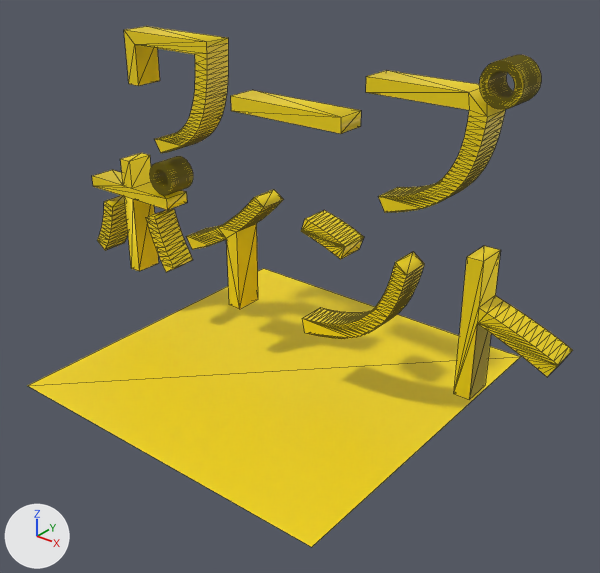
The FBX model Assets/Model/Stage/Warp.fbx as it was, and as the next commit left it.
Camera for both pictures: a 50 mm lens placed at (0.815, -2.058, 1.254), pointed at (-0.401, -0.539, 0.312). Lighting does not change. The marker at lower left points along +X, +Y and +Z. Mesh edges are drawn as thin lines. Where no turn or scale is listed for an object, it has been applied to the vertices. Vertices at the same position are counted once.

Names of what the first picture shows: '立方体.002'.
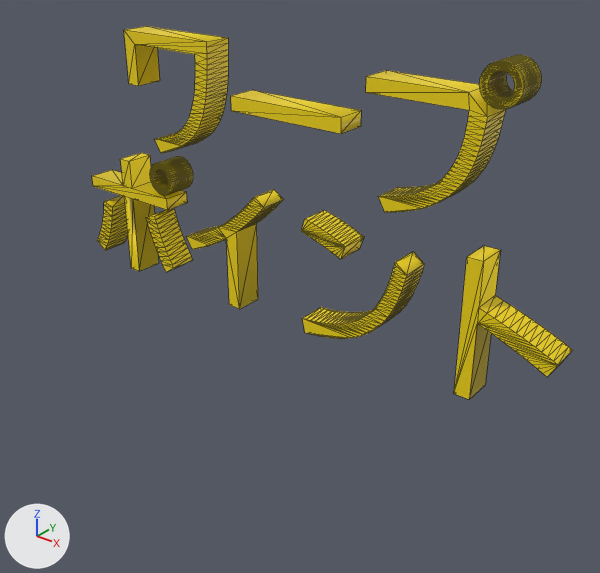
Boxes [x1, y1, x2, y2] around the edits, measured in the pictures (600 x 573 px):
'立方体.002', reshaped (12% narrower, 28% shorter)
    before: [27, 26, 573, 547]
    after: [92, 26, 573, 399]
part 1 of me_立方体_006, deleted (yellow)
    before: [27, 268, 520, 547]

What the commit changed:
me_立方体_006 has 1728 vertices, 3410 faces and spans x -1.25..0.29, y -1.0..0.0, z 0.0..0.94.
me_立方体_006 is used by ob_立方体_002; location (0.0, 0.0, 0.0).
me_立方体_006 part 1: the loose piece of 4 vertices spanning x -1.0..0.0, y -1.0..0.0, z 0.0 is deleted.
